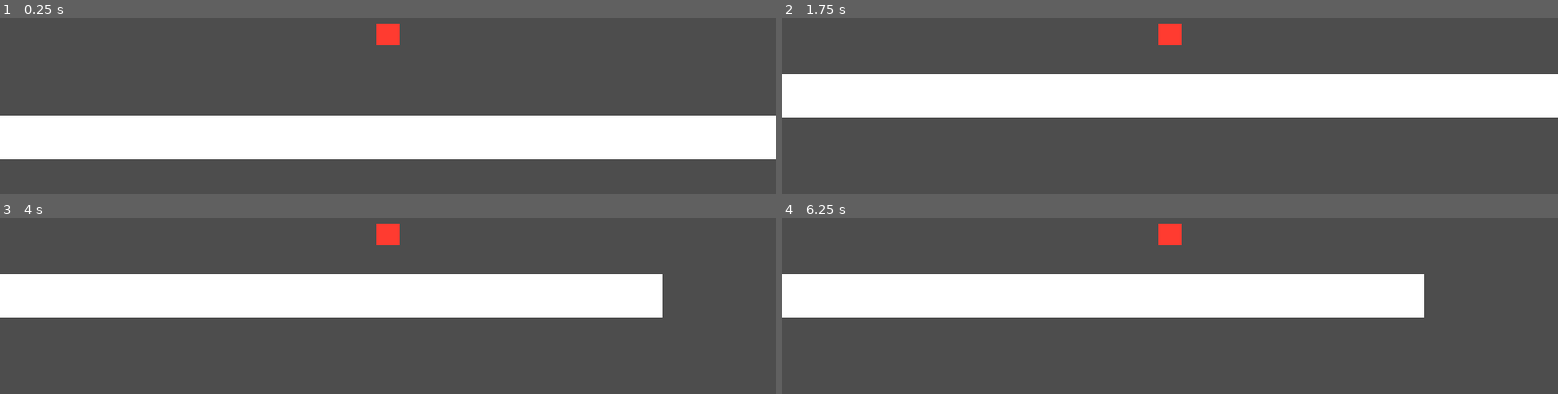
Above: before the commit, frames 1-4 (two rows, left to right).
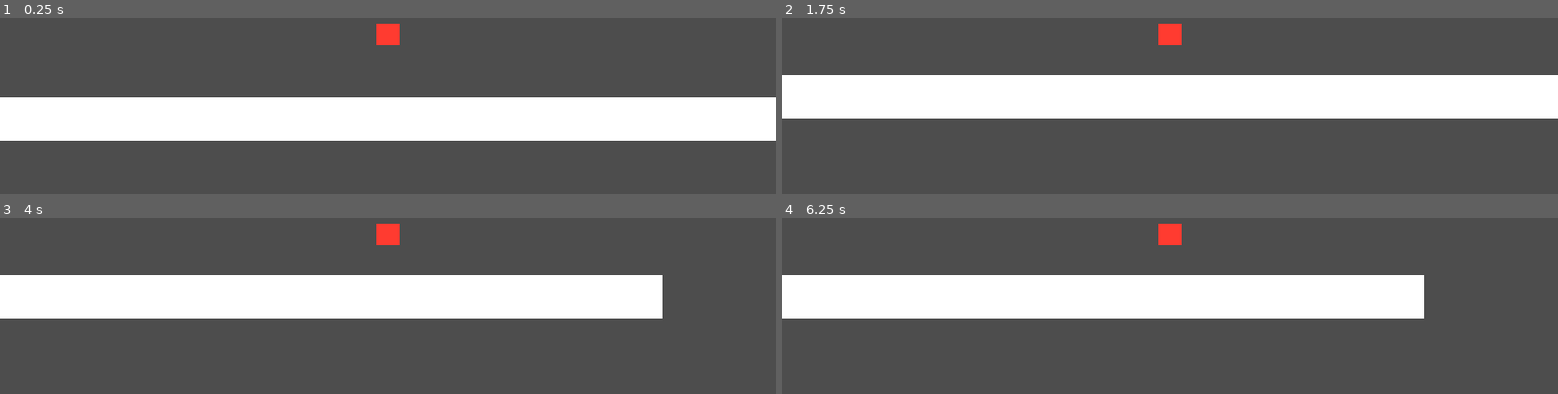
Above: after the commit, the same moments.

Repository: 0xBrandon/feelbox
Game: Godot game, scene res://world.tscn
Same seed, same stepped clock (60 frames per second), same inputs: the game is played once before the commit and once after it.
Inputs:
- Up to frame 1 (0.25 s): no input
- Up to frame 2 (1.75 s): hold D (move_right) from 0.53 s (still down); tap Space (jump) at 0.77, 1.52 s
- Up to frame 3 (4 s): release D (move_right) at 2.03 s; hold A (move_left) 2.03-2.78 s; tap Enter at 2.75 s; hold D (move_right) from 2.78 s (still down); tap Space (jump) at 3.02, 3.77 s
- Up to frame 4 (6.25 s): release D (move_right) at 4.28 s; hold A (move_left) 4.28-5.03 s; tap Space (jump) at 4.52, 6.02 s; hold D (move_right) 5.03-5.78 s; hold A (move_left) from 5.78 s (still down)

The runs differ from the first frame. In frame 1, 21% of the frame differs, in the area x 0-100%, y 45-81%; in frame 2, 1.1%; in frame 3, 0.9%; in frame 4, 0.9%.

Commit message:
✨ feat: asymmetric gravity

Diff:
--- a/player.gd
+++ b/player.gd
@@ -4,15 +4,20 @@
 const ACCEL        := 2200.0   # how fast you reach top speed on the ground
 const FRICTION     := 2600.0   # how fast you stop on the ground
 const AIR_ACCEL    := 1500.0   # less control in the air...
-const AIR_FRICTION := 320.0    # ...and you barely slow down up there
-const JUMP_CUT := 0.40  #
+const AIR_FRICTION := 320.0    # ...and a gentler brake, not an absent one
 
-const JUMP_VELOCITY := -520.0
-const GRAVITY       := 1400.0
+const JUMP_CUT := 0.40         # release early, keep 40% of the rise
+
+const JUMP_VELOCITY     := -520.0
+const GRAVITY_RISE      := 1500.0   # while going up
+const GRAVITY_FALL      := 2900.0   # while coming down, almost twice as strong
+const APEX_SPEED        := 110.0    # "near the top of the arc" threshold
+const APEX_GRAVITY_MULT := 0.55     # gravity is weaker up there = hang time
+const MAX_FALL          := 1200.0   # terminal velocity
 
 
 func _physics_process(delta: float) -> void:
-	velocity.y += GRAVITY * delta
+	_apply_gravity(delta)
 
 	var direction := Input.get_axis("move_left", "move_right")
 	var accel     := ACCEL if is_on_floor() else AIR_ACCEL
@@ -30,3 +35,13 @@
 		velocity.y *= JUMP_CUT
 
 	move_and_slide()
+
+
+func _apply_gravity(delta: float) -> void:
+	var g := GRAVITY_RISE if velocity.y < 0.0 else GRAVITY_FALL
+
+	# Near the apex, ease off. This is the hang time.
+	if absf(velocity.y) < APEX_SPEED:
+		g *= APEX_GRAVITY_MULT
+
+	velocity.y = minf(velocity.y + g * delta, MAX_FALL)
